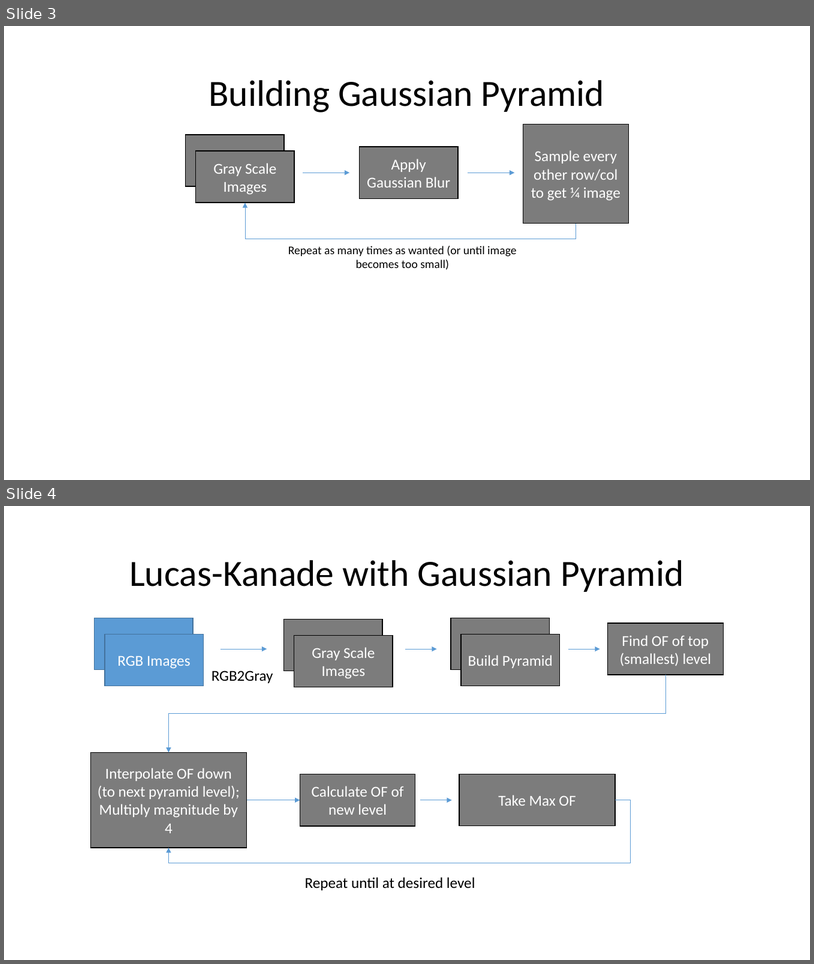
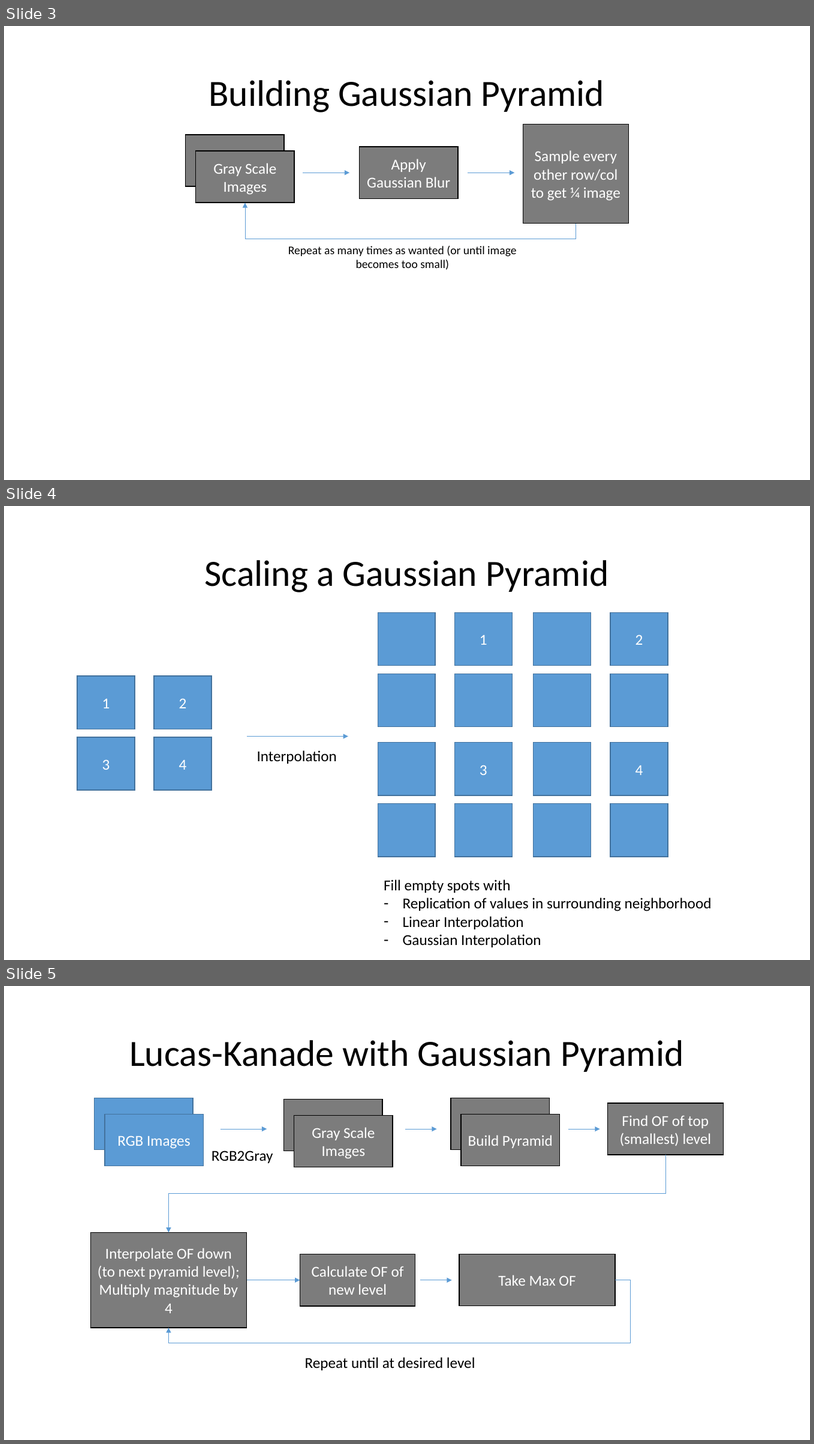
Before and after one commit to drewtu2/eece5639, a slide deck: project3/resources/FlowCharts.pptx. Shown one above the other, each under a label of ours: slides 3 and 4 before the commit, slides 3, 4 and 5 after it. The pictures are 814x964 and 814x1444 pixels, drawn with LibreOffice and Linux fonts; fonts in the diff are those of the drawing. Boxes give left, top, right and bottom in pixels: in the first picture for what was removed or moved away, otherwise in the second. Text is boxed around its words. In the diff, an @@ line names an element or a change of style, - is before the commit and + after.

```diff
--- a/project3/resources/FlowCharts.pptx
+++ b/project3/resources/FlowCharts.pptx
@@ slide 4 added at (4, 506, 810, 960), background #FFFFFF @@
@@ title added at (204, 560, 609, 592), 44 pt, text #000000 @@
+Scaling a Gaussian Pyramid
@@ group added at (77, 676, 212, 790): 4 rectangles @@
+1
+2
+3
+4
@@ arrow added from (247, 736) to (348, 736), #5B9BD5 0.5 pt @@
@@ text added at (257, 750, 337, 763), 18 pt, text #000000 @@
+Interpolation
@@ group added at (378, 612, 668, 857): 16 rectangles @@
+1
+2
+3
+4
@@ text added at (384, 879, 712, 947), 18 pt, text #000000 @@
+Fill empty spots with
+– Replication of values in surrounding neighborhood
+– Linear Interpolation
+– Gaussian Interpolation
@@ what was slide 4 is now slide 5 @@
```
Also in this commit, not shown: 4 other files.
